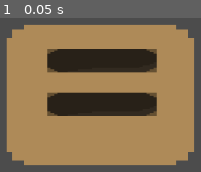
Above: before the commit, frame 1.
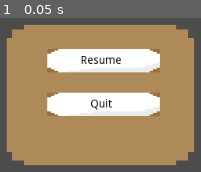
Above: after the commit, the same moment.

Repository: Cartogy/GWJ24
Game: Godot game, scene res://UI/Pause/Pause.tscn
Two runs of this game, one before a commit and one after it. Both use one fixed random seed, a clock stepped at 60 frames per second and the inputs below. The project has no main scene, so this scene is started directly.
Inputs:
- Up to frame 1 (0.05 s): no input

The runs differ from the first frame. In frame 1, 17% of the frame differs, in the area x 23-80%, y 20-64%.

Commit message:
Changed the buttons in Pause UI

Diff:
--- /dev/null
+++ b/UI/Buttons/MainButton.tscn
@@ -0,0 +1,36 @@
+[gd_scene load_steps=5 format=2]
+
+[ext_resource path="res://UI/Theme/DuckTheme.theme" type="Theme" id=1]
+[ext_resource path="res://Textures/UI/Buttons/Button_Normal_v3.png" type="Texture" id=2]
+[ext_resource path="res://Textures/UI/Buttons/Button_Hover_v3.png" type="Texture" id=3]
+[ext_resource path="res://Textures/UI/Buttons/Button_Clicked_v3.png" type="Texture" id=4]
+
+[node name="TextureButton2" type="TextureButton"]
+margin_right = 144.0
+margin_bottom = 30.0
+rect_min_size = Vector2( 144, 30 )
+size_flags_horizontal = 3
+theme = ExtResource( 1 )
+texture_normal = ExtResource( 2 )
+texture_pressed = ExtResource( 4 )
+texture_hover = ExtResource( 3 )
+expand = true
+__meta__ = {
+"_edit_use_anchors_": false
+}
+
+[node name="Label" type="Label" parent="."]
+anchor_left = 0.5
+anchor_top = 0.5
+anchor_right = 0.5
+anchor_bottom = 0.5
+margin_left = -37.6866
+margin_top = -6.66629
+margin_right = 33.3134
+margin_bottom = 7.33371
+custom_colors/font_color = Color( 0, 0, 0, 1 )
+text = "Start Game"
+align = 1
+__meta__ = {
+"_edit_use_anchors_": false
+}
--- a/UI/MainMenu/MainMenu.tscn
+++ b/UI/MainMenu/MainMenu.tscn
@@ -7,6 +7,7 @@
 [ext_resource path="res://Textures/UI/Buttons/Button_Clicked_v3.png" type="Texture" id=5]
 [ext_resource path="res://UI/Buttons/MuteOffButton.tscn" type="PackedScene" id=6]
 [ext_resource path="res://UI/Buttons/mute_manager.gd" type="Script" id=7]
+[ext_resource path="res://UI/Buttons/MainButton.tscn" type="PackedScene" id=8]
 
 [node name="Control" type="Control"]
 anchor_right = 1.0
@@ -83,32 +84,7 @@
 size_flags_vertical = 3
 custom_constants/separation = 23
 
-[node name="TextureButton2" type="TextureButton" parent="MarginContainer/VBoxContainer/HBoxContainer/MarginContainer/MarginContainer/HBoxContainer/VBoxContainer"]
-margin_right = 144.0
-margin_bottom = 30.0
-rect_min_size = Vector2( 144, 30 )
-size_flags_horizontal = 3
-theme = ExtResource( 2 )
-texture_normal = ExtResource( 3 )
-texture_pressed = ExtResource( 5 )
-texture_hover = ExtResource( 4 )
-expand = true
-
-[node name="Label" type="Label" parent="MarginContainer/VBoxContainer/HBoxContainer/MarginContainer/MarginContainer/HBoxContainer/VBoxContainer/TextureButton2"]
-anchor_left = 0.5
-anchor_top = 0.5
-anchor_right = 0.5
-anchor_bottom = 0.5
-margin_left = -37.6866
-margin_top = -6.66629
-margin_right = 33.3134
-margin_bottom = 7.33371
-custom_colors/font_color = Color( 0, 0, 0, 1 )
-text = "Start Game"
-align = 1
-__meta__ = {
-"_edit_use_anchors_": false
-}
+[node name="TextureButton2" parent="MarginContainer/VBoxContainer/HBoxContainer/MarginContainer/MarginContainer/HBoxContainer/VBoxContainer" instance=ExtResource( 8 )]
 
 [node name="TextureButton" type="TextureButton" parent="MarginContainer/VBoxContainer/HBoxContainer/MarginContainer/MarginContainer/HBoxContainer/VBoxContainer"]
 margin_top = 53.0
--- a/UI/Pause/Pause.tscn
+++ b/UI/Pause/Pause.tscn
@@ -1,6 +1,6 @@
 [gd_scene load_steps=3 format=2]
 
-[ext_resource path="res://Textures/UI/Buttons/Button_v2.png" type="Texture" id=1]
+[ext_resource path="res://UI/Buttons/MainButton.tscn" type="PackedScene" id=1]
 [ext_resource path="res://Textures/UI/Buttons/banner_background.png" type="Texture" id=2]
 
 [node name="Control" type="Control"]
@@ -39,17 +39,18 @@
 "_edit_use_anchors_": false
 }
 
-[node name="TextureButton" type="TextureButton" parent="VBoxContainer"]
-margin_right = 140.0
-margin_bottom = 30.0
-rect_min_size = Vector2( 140, 30 )
-texture_normal = ExtResource( 1 )
-expand = true
+[node name="TextureButton3" parent="VBoxContainer" instance=ExtResource( 1 )]
 
-[node name="TextureButton2" type="TextureButton" parent="VBoxContainer"]
+[node name="Label" parent="VBoxContainer/TextureButton3" index="0"]
+text = "Resume"
+
+[node name="TextureButton4" parent="VBoxContainer" instance=ExtResource( 1 )]
 margin_top = 56.0
-margin_right = 140.0
 margin_bottom = 86.0
-rect_min_size = Vector2( 140, 30 )
-texture_normal = ExtResource( 1 )
-expand = true
+
+[node name="Label" parent="VBoxContainer/TextureButton4" index="0"]
+text = "Quit"
+
+[editable path="VBoxContainer/TextureButton3"]
+
+[editable path="VBoxContainer/TextureButton4"]
Not shown: 1 places in UI/MainMenu/MainMenu.tscn that only renumber resources
